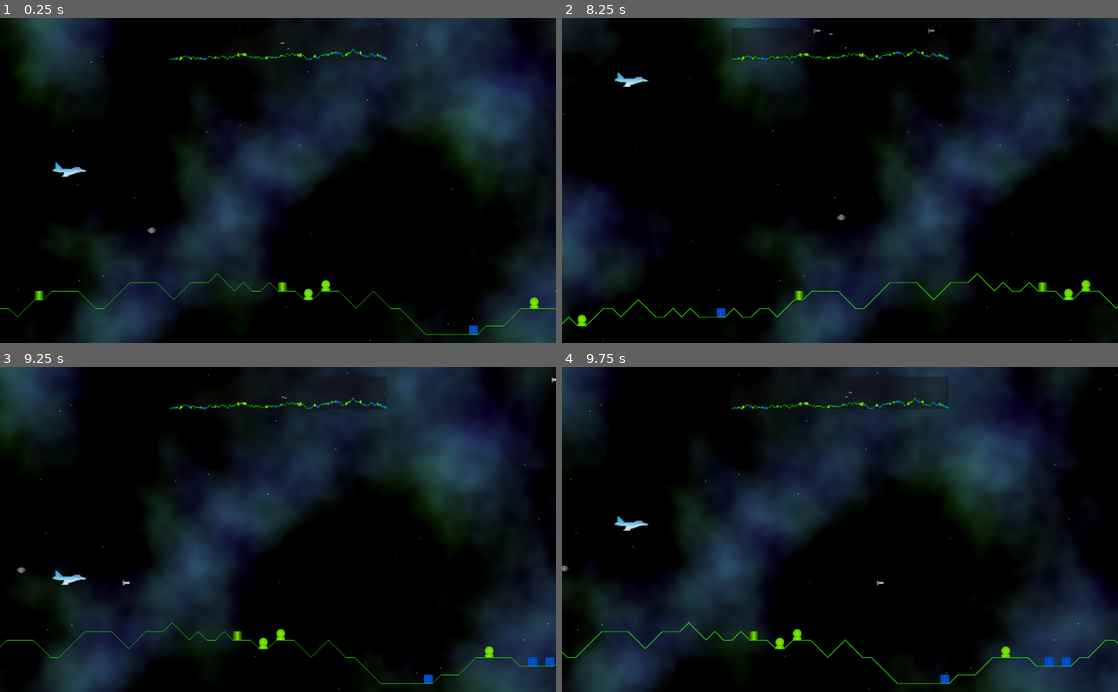
Above: before the commit, frames 1-4 (two rows, left to right).
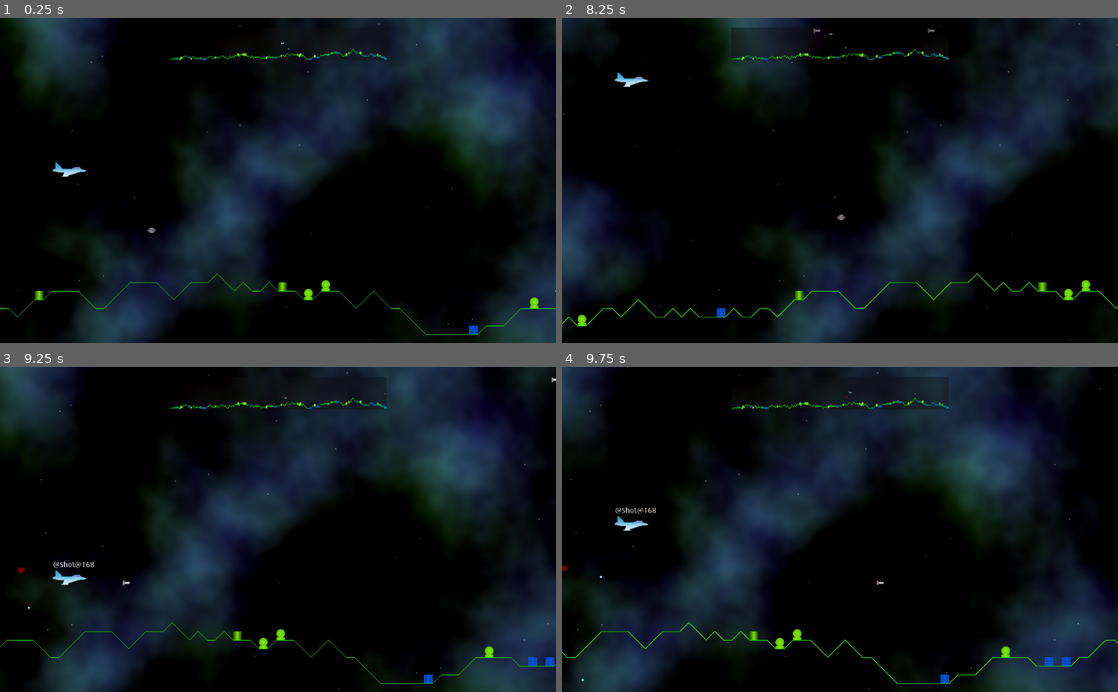
Above: after the commit, the same moments.

Repository: andrew-wilkes/godotia
Game: Godot game, scene res://scenes/Main.tscn
The game is run twice, just before and just after one commit, with the same random seed, the same clock (stepped at 60 frames per second) and the same inputs.
Inputs:
- Up to frame 1 (0.25 s): no input
- Up to frame 2 (8.25 s): tap Enter (ui_accept) at 0.5, 0.77, 1.52, 3.02, 3.77, 4.52, 6.02, 6.77, 7.52 s; hold Up (ui_up) 0.53-2.03 s; hold Left (ui_left) 2.03-3.53 s; hold Down (ui_down) 3.53-4.28 s; hold Right (ui_right) 4.28-5.03 s; hold Up (ui_up) 5.03-5.78 s; hold Right (ui_right) 5.78-8.03 s; hold Down (ui_down) from 8.03 s (still down)
- Up to frame 3 (9.25 s): release Down (ui_down) at 8.78 s; hold Left (ui_left) from 8.78 s (still down); tap Enter (ui_accept) at 9.02 s
- Up to frame 4 (9.75 s): release Left (ui_left) at 9.53 s; hold Up (ui_up) from 9.53 s (still down)

Frames 1-2 are identical in both runs. In frame 3, 0.1% of the frame differs, in the area x 3-51%, y 8-75%; in frame 4, 0.1%.

Commit message:
Add shot scene and fire at player

Diff:
--- a/autoload/globals.gd
+++ b/autoload/globals.gd
@@ -4,6 +4,12 @@
 var terrain
 var structures = {}
 var enemies = {}
+var shots = {
+	"range1": 200,
+	"range2": 500,
+	"fire_delay1": 0.2,
+	"fire_delay2": 1.1
+}
 
 func add_entity(entity, target):
 	get(target)[entity.get_instance_id()] = entity
--- a/scenes/Enemy.gd
+++ b/scenes/Enemy.gd
@@ -8,6 +8,13 @@
 var state = MOVING_TO_TARGET
 var target : Vector2
 var structure : Structure
+var shot_scene = preload("res://scenes/Shot.tscn")
+var in_range : bool
+var shot_range_squared : float
+
+func _init():
+	shot_range_squared = pow(rand_range(globals.shots.range1, globals.shots.range2), 2)
+
 
 func _process(delta):
 	match state:
@@ -19,6 +26,12 @@
 		MOVING_TO_PLAYER:
 			target = globals.player.global_position - get_parent().global_position
 			move(delta)
+			in_range = shot_range_squared >= (target - position).length_squared()
+			if in_range:
+				modulate = Color(1, 0, 0)
+				fire()
+			else:
+				modulate = Color(1, 1, 1)
 		LIFTING:
 			move(delta)
 			if global_position.y < 0:
@@ -60,3 +73,12 @@
 	structure.get_parent().remove_child(structure)
 	structure.position = Vector2(-8, 8)
 	add_child(structure)
+
+
+func fire():
+	if $ShotTimer.is_stopped():
+		var shot = shot_scene.instance()
+		shot.position = position
+		shot.direction = (target - position).normalized()
+		get_parent().add_child(shot)
+		$ShotTimer.start(rand_range(globals.shots.fire_delay1, globals.shots.fire_delay2))
--- a/scenes/Enemy.tscn
+++ b/scenes/Enemy.tscn
@@ -16,5 +16,8 @@
 
 [node name="Sprite" type="Sprite" parent="."]
 texture = ExtResource( 1 )
+
+[node name="ShotTimer" type="Timer" parent="."]
+one_shot = true
 [connection signal="area_entered" from="." to="." method="_on_Enemy_area_entered"]
 [connection signal="body_entered" from="." to="." method="_on_Enemy_body_entered"]
--- /dev/null
+++ b/scenes/Shot.gd
@@ -0,0 +1,15 @@
+extends Area2D
+
+var speed = 300
+var direction : Vector2
+
+func _process(delta):
+	position += direction * speed * delta
+
+
+func _on_Lifetime_timeout():
+	destroy()
+
+
+func destroy():
+	queue_free()
--- /dev/null
+++ b/scenes/Shot.tscn
@@ -0,0 +1,27 @@
+[gd_scene load_steps=4 format=2]
+
+[ext_resource path="res://textures/M484BulletCollection1.png" type="Texture" id=1]
+[ext_resource path="res://scenes/Shot.gd" type="Script" id=2]
+
+[sub_resource type="RectangleShape2D" id=1]
+extents = Vector2( 2.5, 2.5 )
+
+[node name="Shot" type="Area2D"]
+collision_layer = 32
+collision_mask = 0
+script = ExtResource( 2 )
+
+[node name="Sprite" type="Sprite" parent="."]
+texture = ExtResource( 1 )
+region_enabled = true
+region_rect = Rect2( 317, 71, 5, 5 )
+
+[node name="CollisionShape2D" type="CollisionShape2D" parent="."]
+rotation = 0.785398
+shape = SubResource( 1 )
+
+[node name="Lifetime" type="Timer" parent="."]
+wait_time = 2.0
+one_shot = true
+autostart = true
+[connection signal="timeout" from="Lifetime" to="." method="_on_Lifetime_timeout"]
